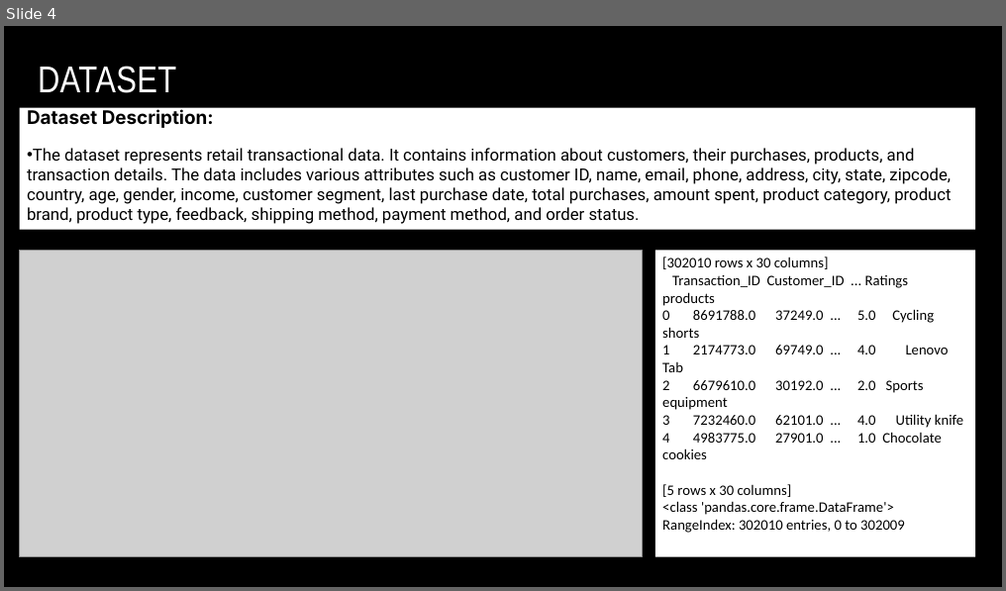
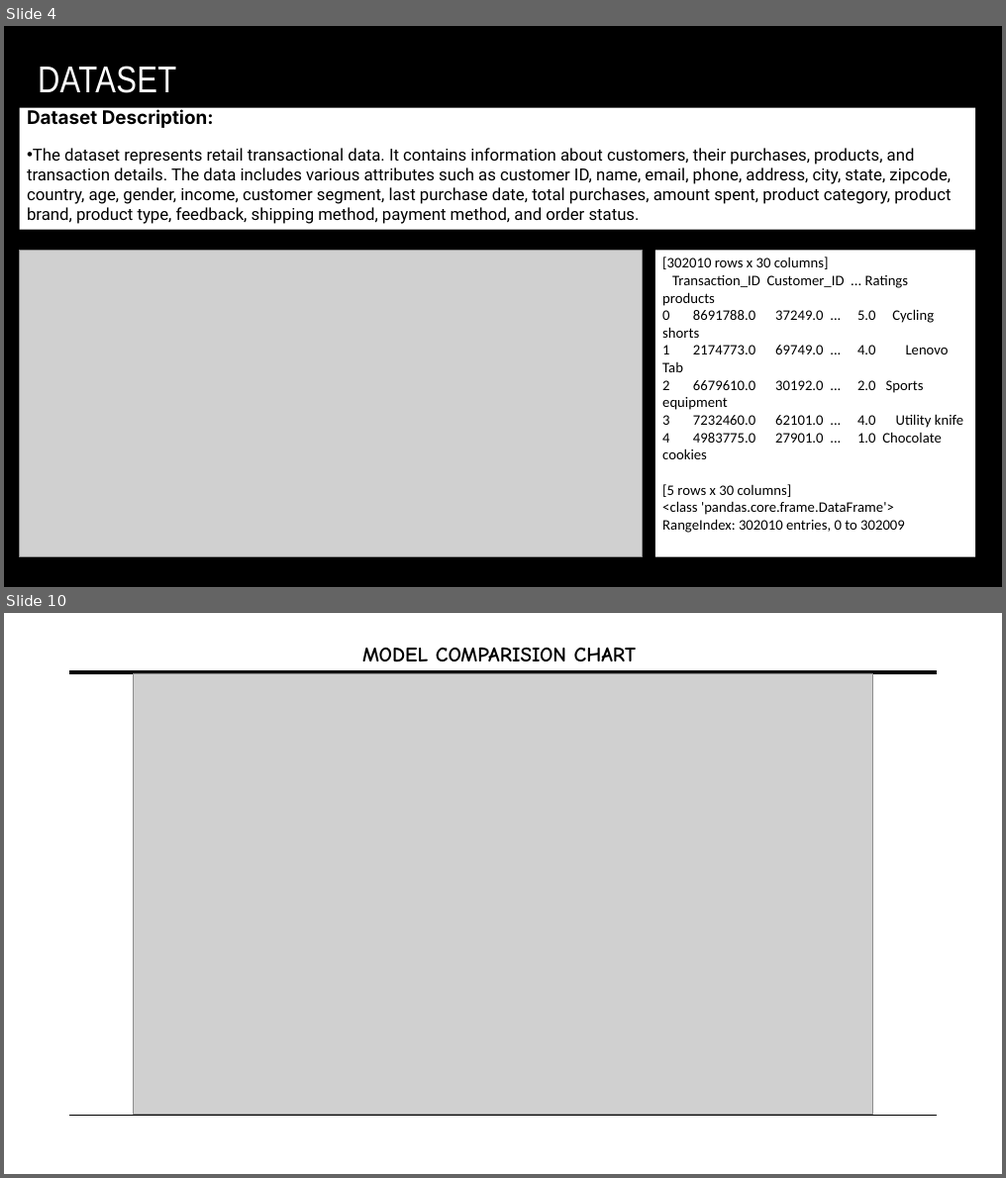
Before and after one commit to Becky139/Retail-Customer-Behavior-Analysis-using-Machine-Learning-Tableau, a slide deck: Team B Presentation.pptx. Shown one above the other, each under a label of ours: slide 4 before the commit, slides 4 and 10 after it; the slides between them are not shown. The pictures are 1006x591 and 1006x1178 pixels, drawn with LibreOffice and Linux fonts; fonts in the diff are those of the drawing; grey boxes stand for pictures; background and template pictures are left out. Boxes give left, top, right and bottom in pixels: in the first picture for what was removed or moved away, otherwise in the second. Text is boxed around its words. In the diff, an @@ line names an element or a change of style, - is before the commit and + after.

```diff
--- a/Team B Presentation.pptx
+++ b/Team B Presentation.pptx
@@ slide 10 added at (4,613,1002,1174), background #FFFFFF @@
@@ text added at (362,647,637,663), 20 pt, text #000000, bold @@
+MODEL COMPARISION CHART
@@ line added from (70, 672) to (937, 672), #000000 3.5 pt @@
@@ picture added at (133,673,873,1115) @@
@@ line added from (70, 1116) to (937, 1116), #000000 1 pt @@
```
Also in this commit, not shown: 4 slides changed, 24 other slides added.
